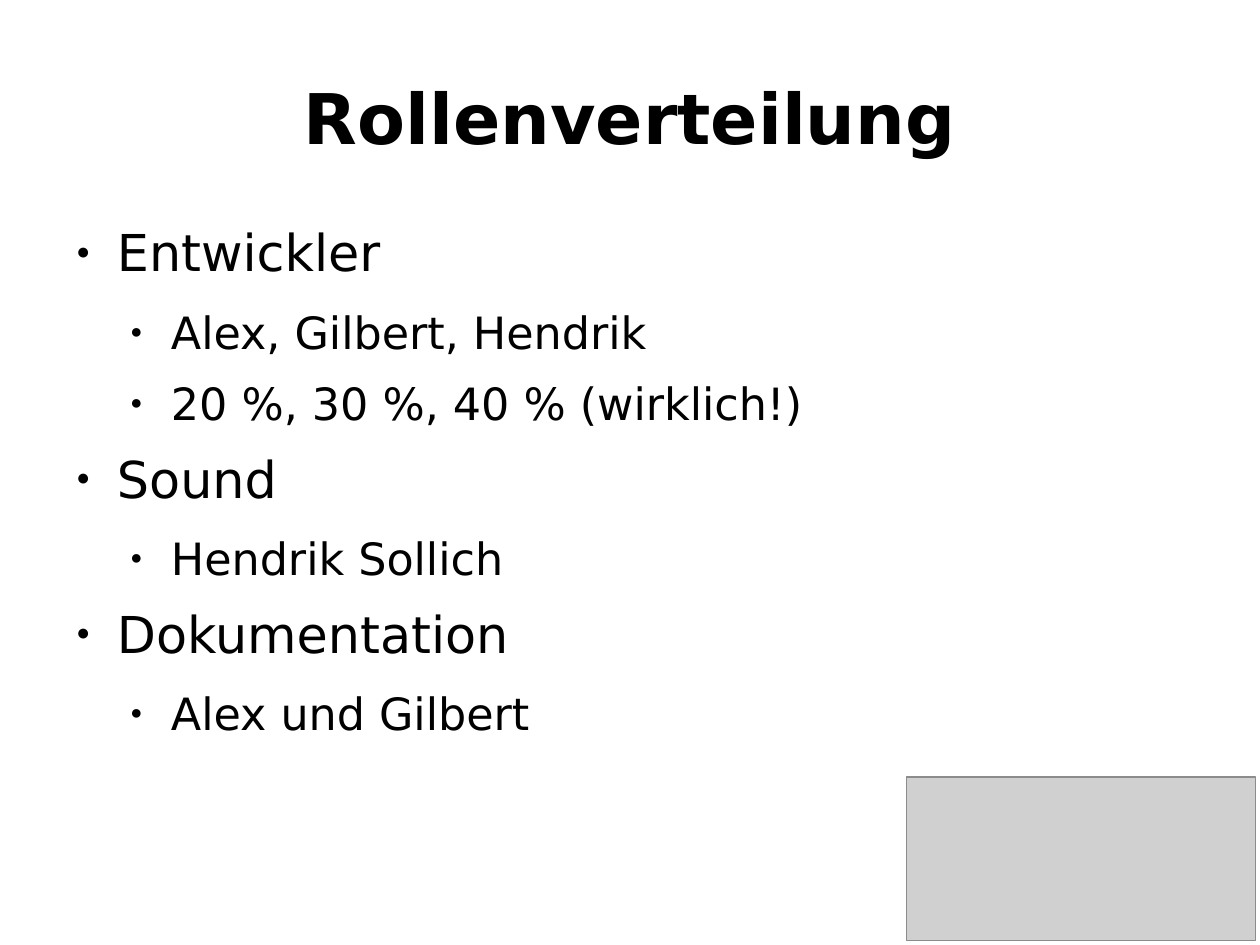
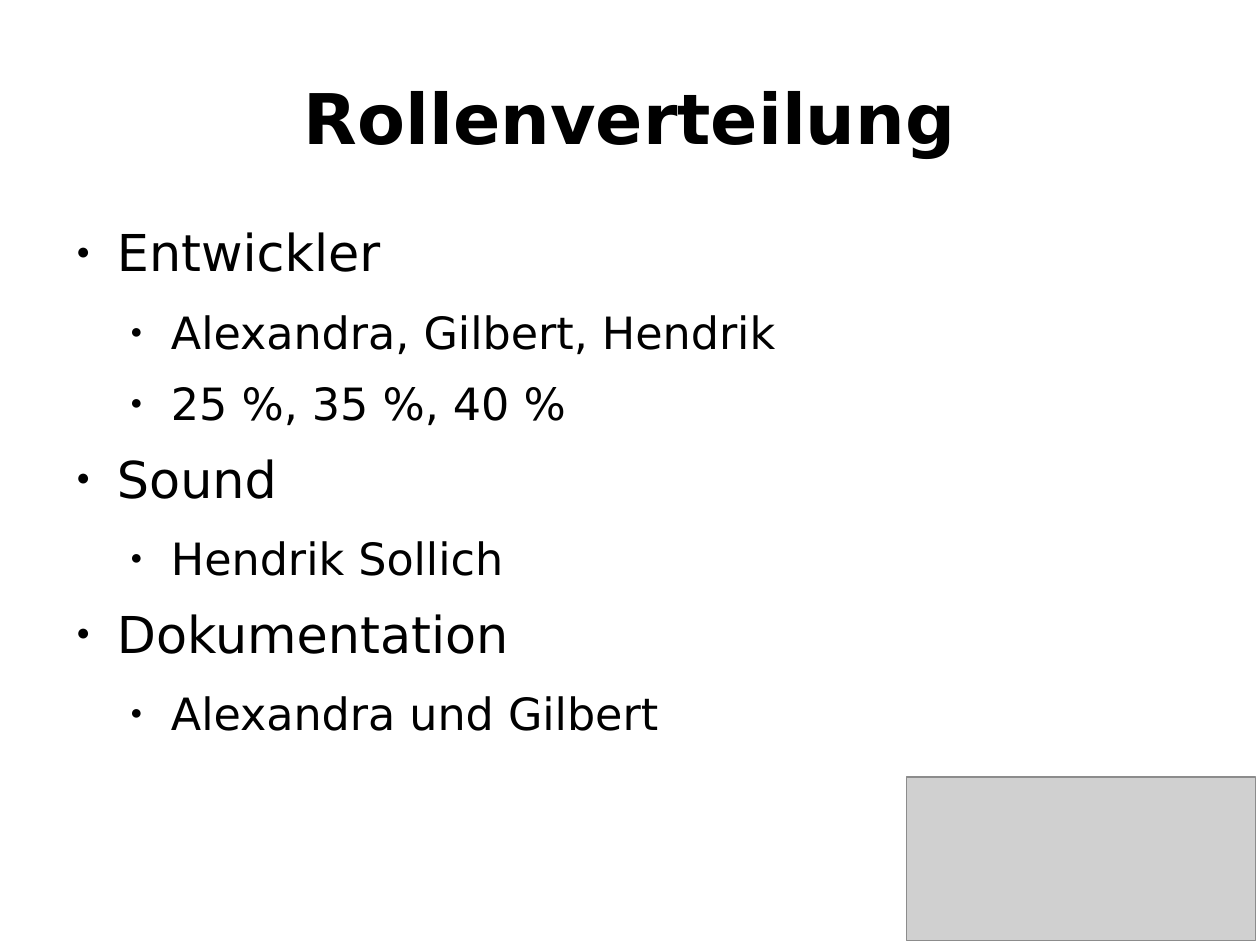
Before and after one commit to payload/old-naubino, a slide deck: slide 10 of freitag.odp. Drawn at 1260x945 pixels with LibreOffice and Linux fonts; fonts in the diff are those of the drawing; grey boxes stand for pictures. Boxes give left, top, right and bottom in pixels: in the first picture for what was removed or moved away, otherwise in the second. Text is boxed around its words. In the diff, an @@ line names an element or a change of style, - is before the commit and + after.

Commit message:
Alex → Alexandra in freitag.odp 100%

```diff
--- a/freitag.odp
+++ b/freitag.odp
@@ text at box(171, 315, 775, 421): text changed @@
-  ● Alex, Gilbert, Hendrik
-  ● 20 %, 30 %, 40 % (wirklich!)
+  ● Alexandra, Gilbert, Hendrik
+  ● 25 %, 35 %, 40 %
@@ text at box(171, 696, 658, 731): text changed @@
-  ● Alex und Gilbert
+  ● Alexandra und Gilbert
```
Also in this commit, not shown: 1 other slide changed, 1 other file.
